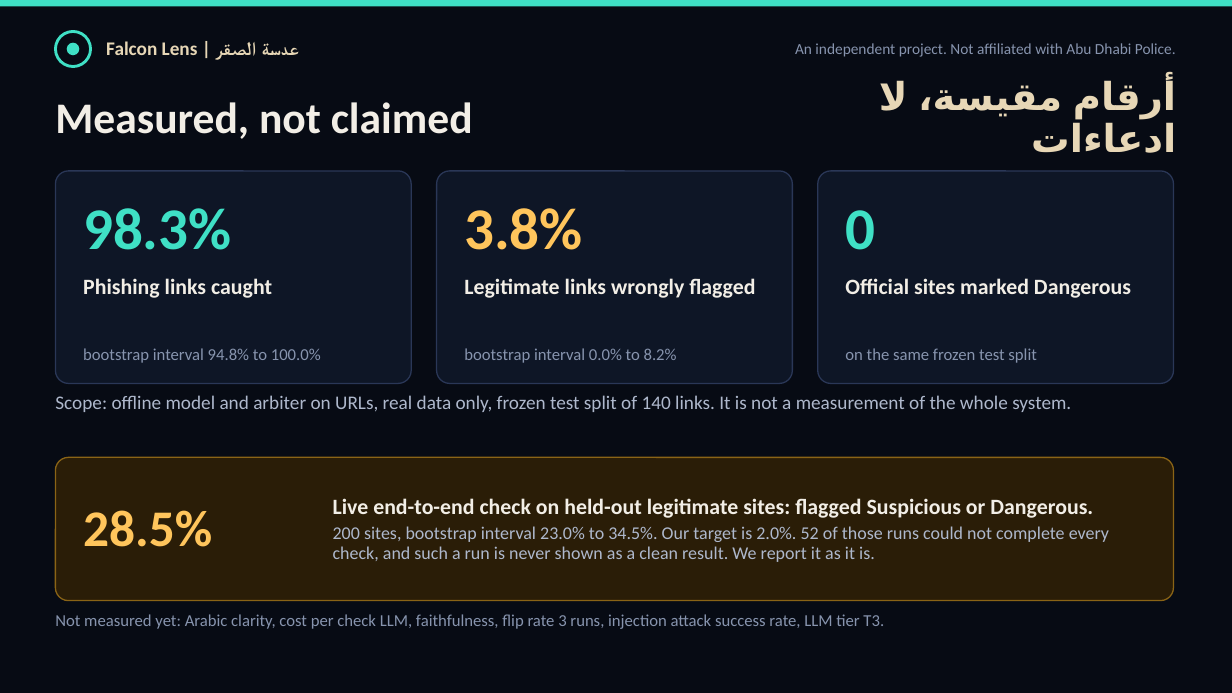
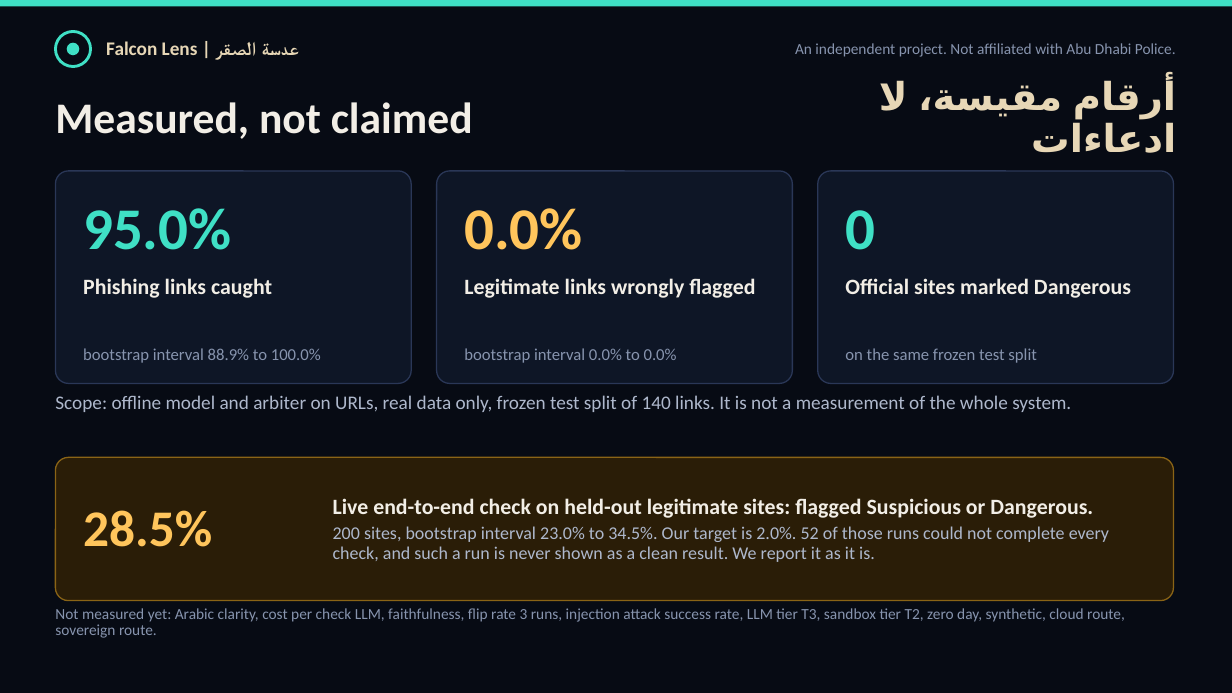
Before and after one commit to Muhammadatef/falcon-lens, a slide deck: slide 6 of submission/FalconLens_ScamShield.pptx. Drawn at 1232x693 pixels with LibreOffice and Linux fonts; fonts in the diff are those of the drawing. Boxes give left, top, right and bottom in pixels: in the first picture for what was removed or moved away, otherwise in the second. Text is boxed around its words. In the diff, an @@ line names an element or a change of style, - is before the commit and + after.

```diff
--- a/submission/FalconLens_ScamShield.pptx
+++ b/submission/FalconLens_ScamShield.pptx
@@ text at <box>83,208,231,250</box>: text changed @@
-98.3%
+95.0%
@@ text at <box>464,208,583,250</box>: text changed @@
-3.8%
+0.0%
@@ text at <box>83,348,321,363</box>: text changed @@
-bootstrap interval 94.8% to 100.0%
+bootstrap interval 88.9% to 100.0%
@@ text at <box>464,348,677,363</box>: text changed @@
-bootstrap interval 0.0% to 8.2%
+bootstrap interval 0.0% to 0.0%
@@ text at <box>55,608,1125,638</box>: text changed; size 13 to 12 pt @@
-Not measured yet: Arabic clarity, cost per check LLM, faithfulness, flip rate 3 runs, injection attack success rate, LLM tier T3.
+Not measured yet: Arabic clarity, cost per check LLM, faithfulness, flip rate 3 runs, injection attack success rate, LLM tier T3, sandbox tier T2, zero day, synthetic, cloud route, sovereign route.
```
Also in this commit, not shown: 4 other slides changed, 6 other files.
